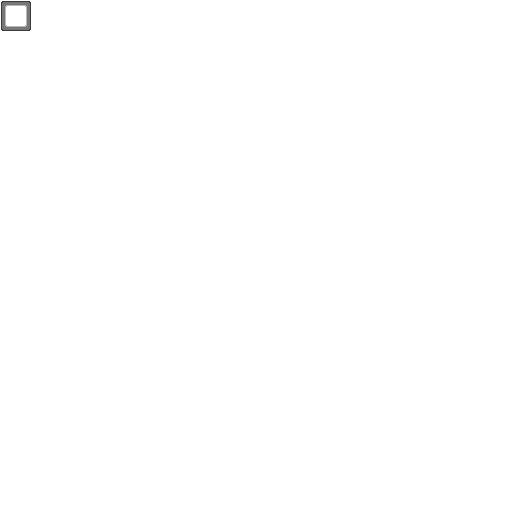
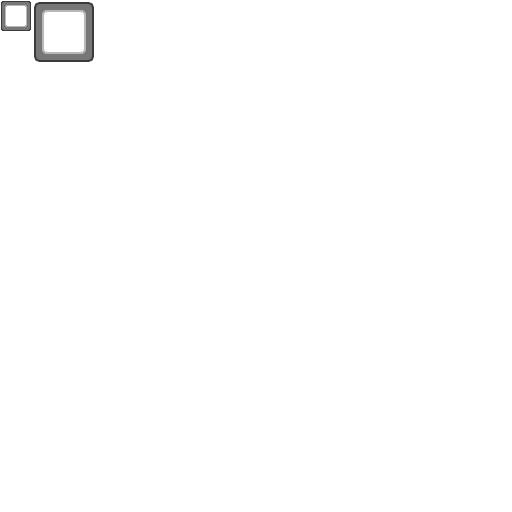
Two versions of the same layered image (512px x 512px). Layer-by-layer changes:
painted on "bg" over [34, 2, 94, 62]
